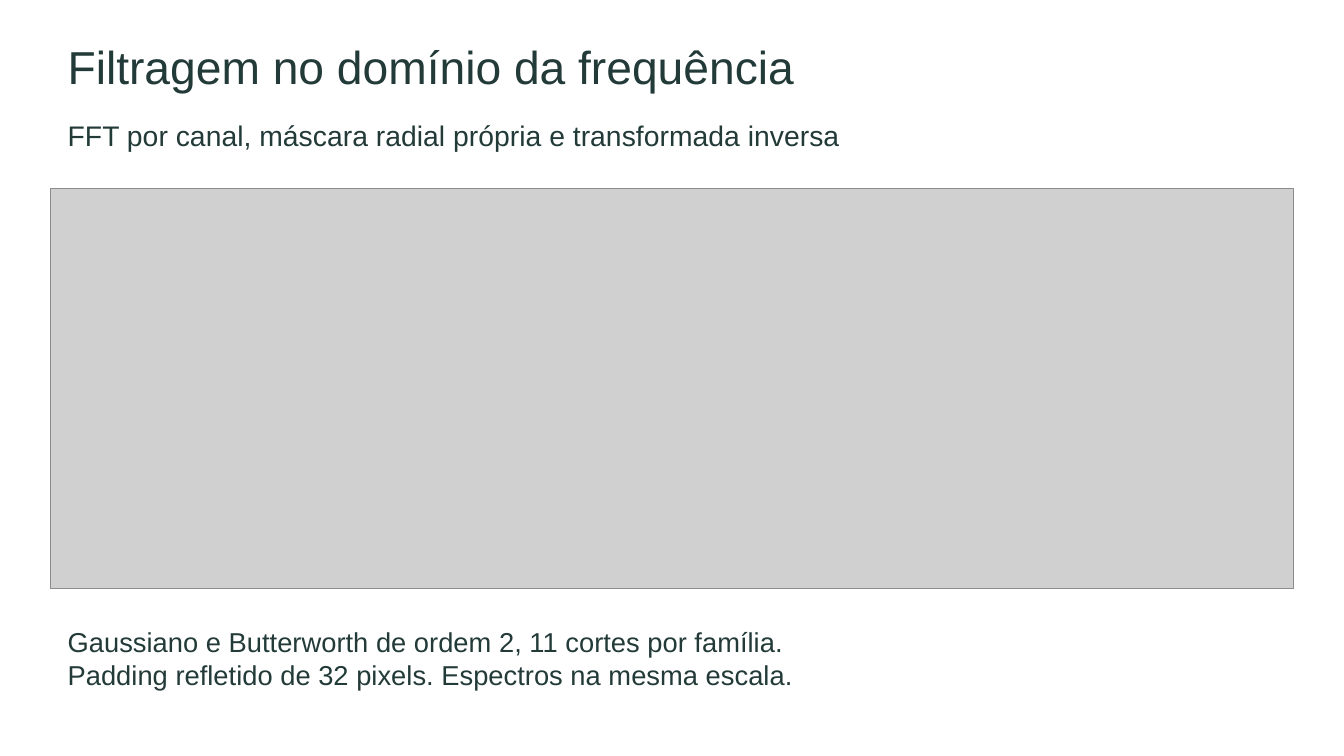
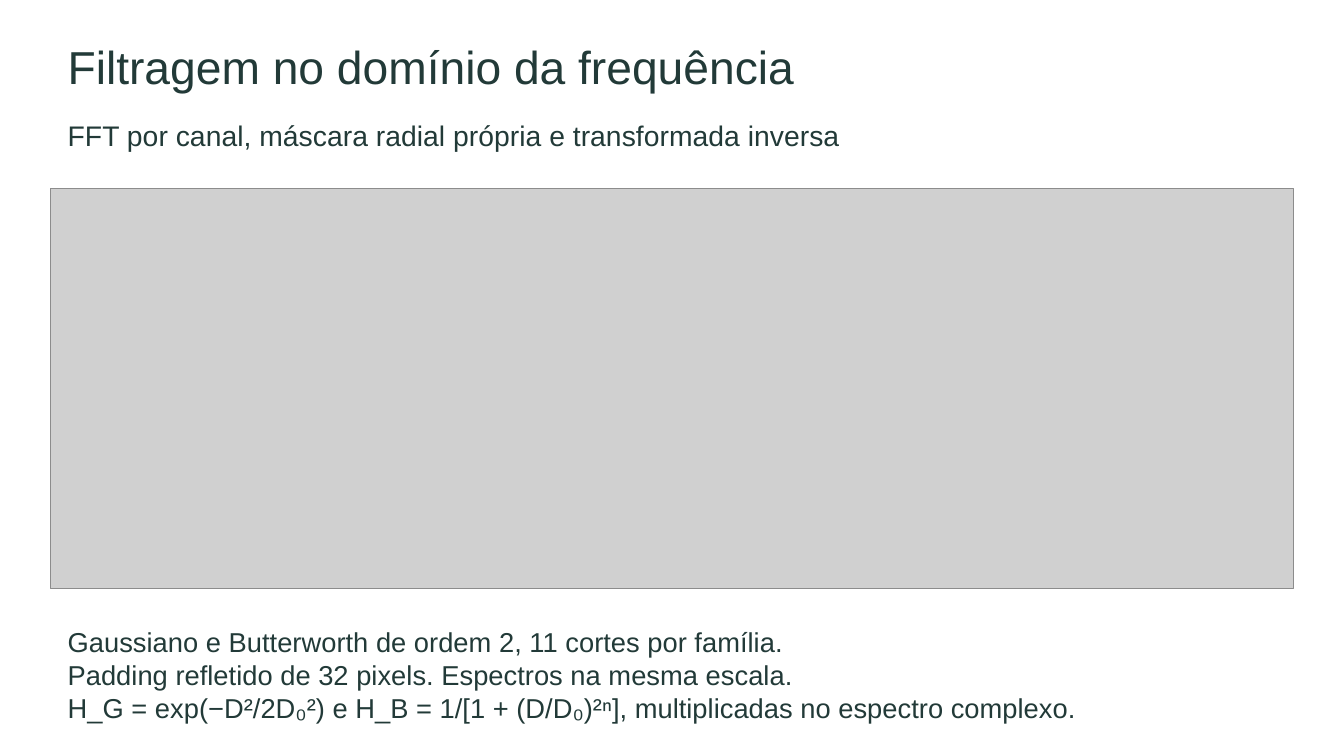
Before and after one commit to HeloisaBorn/trabalho-m2.2-pdi, a slide deck: slide 4 of apresentacao/apresentacao_final.pptx (slide 3 before the commit). Drawn at 1344x756 pixels with LibreOffice and Linux fonts; fonts in the diff are those of the drawing; grey boxes stand for pictures. Boxes give left, top, right and bottom in pixels: in the first picture for what was removed or moved away, otherwise in the second. Text is boxed around its words. In the diff, an @@ line names an element or a change of style, - is before the commit and + after.

```diff
--- a/apresentacao/apresentacao_final.pptx
+++ b/apresentacao/apresentacao_final.pptx
@@ text at (x1=68, y1=698, x2=1076, y2=723): paragraph added @@
+H_G = exp(−D²/2D₀²) e H_B = 1/[1 + (D/D₀)²ⁿ], multiplicadas no espectro complexo.
```
Also in this commit, not shown: 2 other slides changed, 1 slide added, 2 other files.
